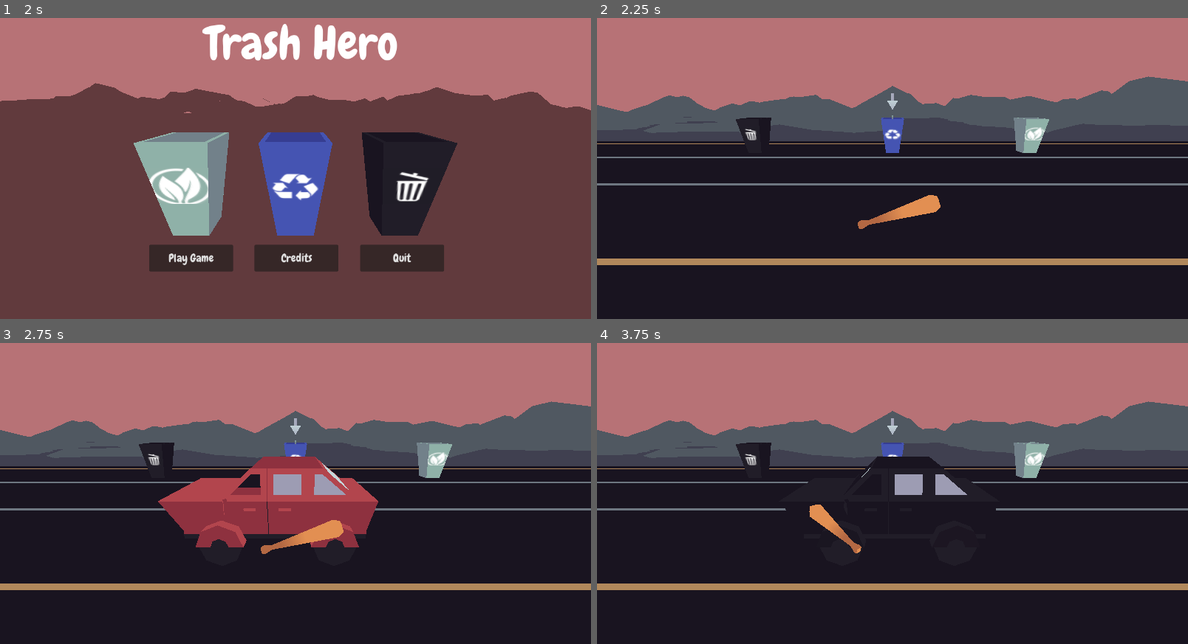
Above: before the commit, frames 1-4 (two rows, left to right).
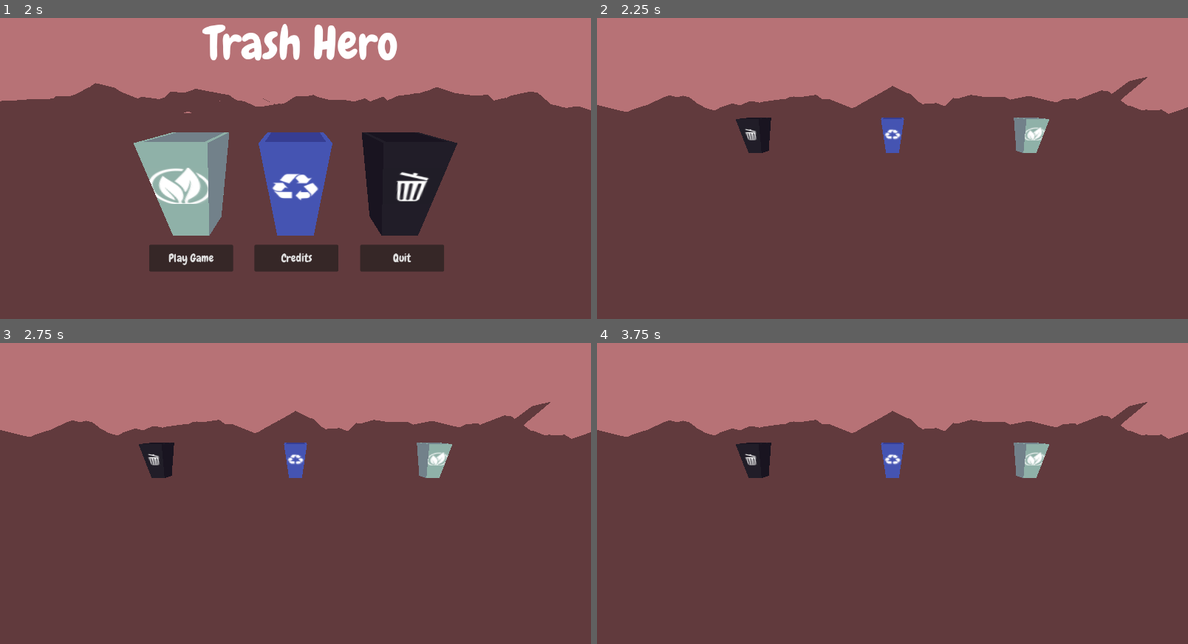
Above: after the commit, the same moments.

Repository: Manas701/SVCGameJam
Game: Godot game, scene res://scenes/opening.tscn
Same seed, same stepped clock (60 frames per second), same inputs: the game is played once before the commit and once after it. This scene is started directly instead of the project's main scene. Sound files missing from this copy of the repository are replaced by a short silence.
Inputs:
- Up to frame 1 (2 s): click "Credits" at 0.5 s; click "Back" at 1.25 s
- Up to frame 2 (2.25 s): click "Play Game" at 2 s
- Up to frame 3 (2.75 s): no input
- Up to frame 4 (3.75 s): hold Right (select_right) 2.78-3.53 s; hold Space (swing) 2.78-3.53 s; hold Left (select_left) from 3.53 s (still down); tap Space (swing) at 3.6 s

Frame 1 is identical in both runs. In frame 2, 72% of the frame differs, in the area x 0-100%, y 19-100%; in frame 3, 72%; in frame 4, 72%.

Commit message:
added instructions

Diff:
--- a/assets/scripts/startButton.gd
+++ b/assets/scripts/startButton.gd
@@ -2,4 +2,4 @@
 
 
 func _on_pressed():
-	get_tree().change_scene_to_file("res://scenes/manasScene.tscn")
+	get_tree().change_scene_to_file("res://scenes/instructions.tscn")
--- a/scenes/instructions ui.tscn
+++ b/scenes/instructions ui.tscn
@@ -7,10 +7,3 @@
 anchor_bottom = 1.0
 grow_horizontal = 2
 grow_vertical = 2
-
-[node name="Label" type="Label" parent="."]
-layout_mode = 0
-offset_left = 196.0
-offset_top = 72.0
-offset_right = 1088.0
-offset_bottom = 624.0
--- a/scenes/instructions.tscn
+++ b/scenes/instructions.tscn
@@ -1,11 +1,12 @@
-[gd_scene load_steps=7 format=3 uid="uid://cc25lrhtpd4ei"]
+[gd_scene load_steps=8 format=3 uid="uid://cc25lrhtpd4ei"]
 
 [ext_resource type="PackedScene" uid="uid://e74xo05y6nei" path="res://prefabs/bin_recycle.tscn" id="1_4ssdq"]
 [ext_resource type="Script" path="res://assets/scripts/trash.gd" id="2_gaho7"]
 [ext_resource type="PackedScene" uid="uid://blrsu6t7na4pf" path="res://prefabs/bin_compost.tscn" id="3_ua8xh"]
 [ext_resource type="PackedScene" uid="uid://dcj2ftby2qt52" path="res://prefabs/bin_trash.tscn" id="4_86s0v"]
+[ext_resource type="PackedScene" path="res://prefabs/world_environment.tscn" id="5_fm65m"]
 [ext_resource type="PackedScene" uid="uid://dopcrjou2falg" path="res://scenes/instructions ui.tscn" id="6_skllk"]
-[ext_resource type="PackedScene" path="res://prefabs/street_environment.tscn" id="11_qq8u4"]
+[ext_resource type="PackedScene" uid="uid://vx8thkpwhynj" path="res://prefabs/street_environment.tscn" id="11_qq8u4"]
 
 [node name="manasScene" type="Node3D"]
 
@@ -30,6 +31,8 @@
 script = ExtResource("2_gaho7")
 trash_type = "Trash"
 
+[node name="WorldEnvironment" parent="." instance=ExtResource("5_fm65m")]
+
 [node name="street_environment" parent="." instance=ExtResource("11_qq8u4")]
 transform = Transform3D(-3.49691e-08, 0, 0.8, 0, 0.8, 0, -0.8, 0, -3.49691e-08, 0, -0.724239, -5.68252)
 
Binary file added: assets/2DAssets/Instructions.png
